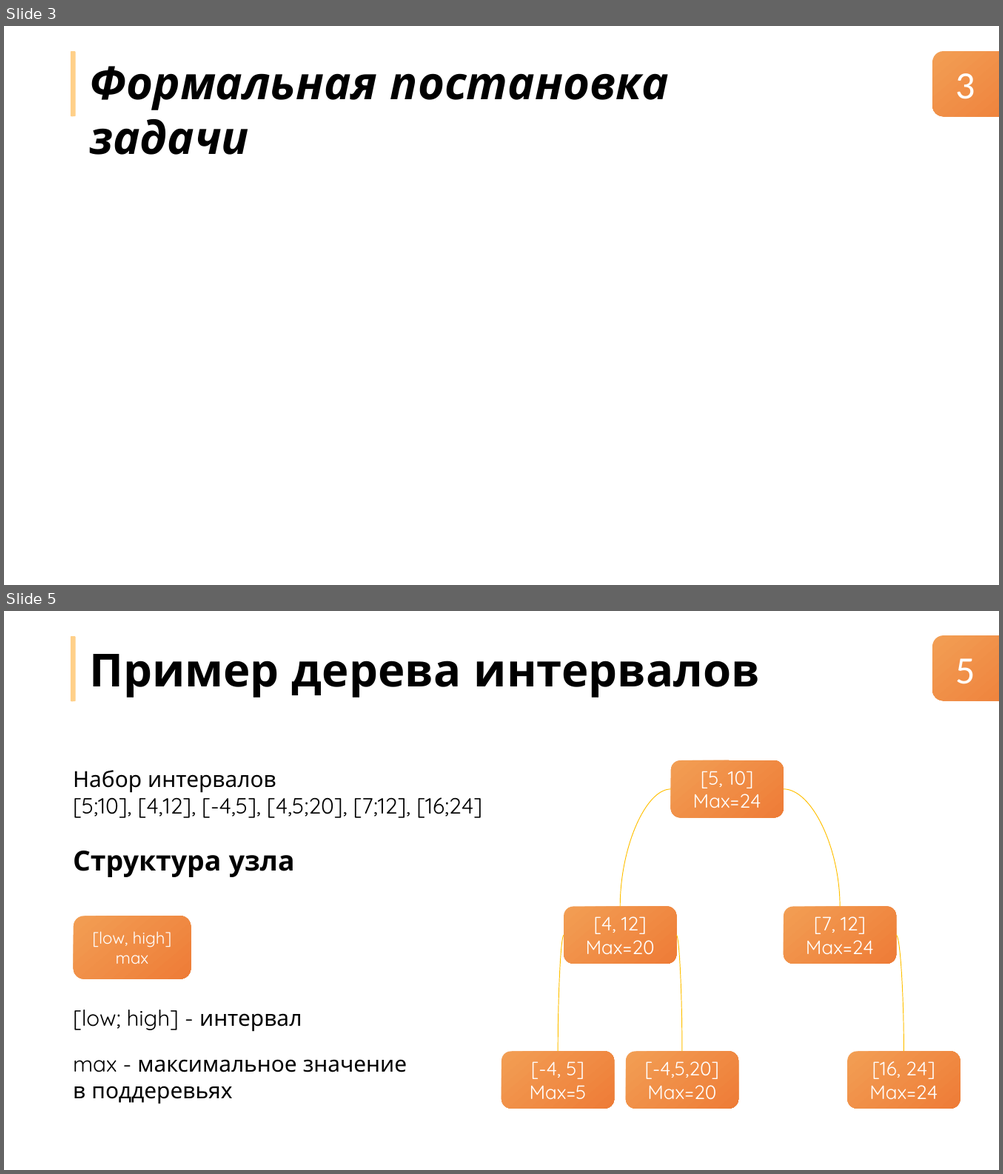
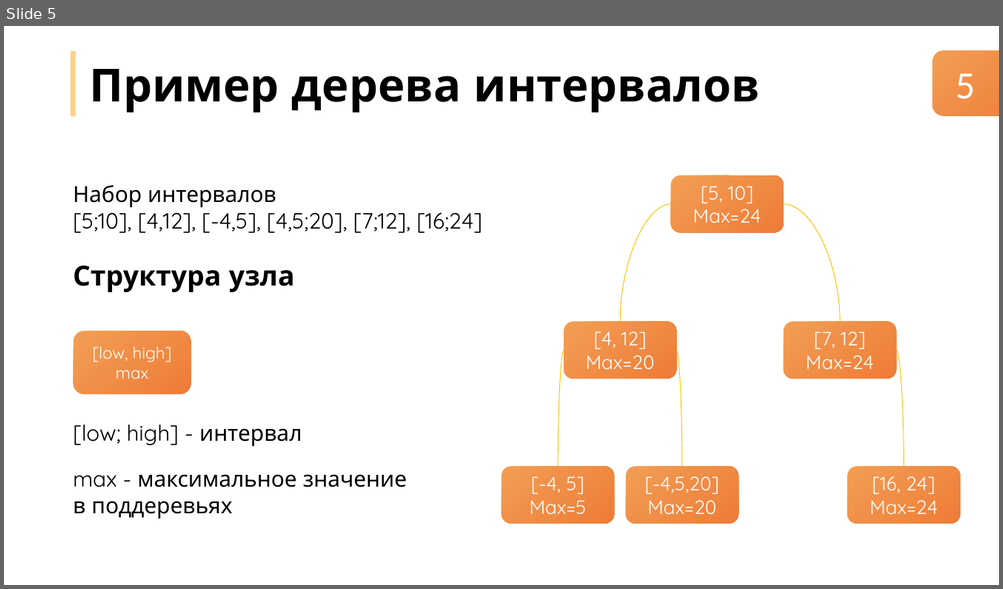
Before and after one commit to nikitachurganov/Interval-Tree, a slide deck: Дерево интервалов.pptx. Shown one above the other, each under a label of ours: slides 3 and 5 before the commit, slide 5 after it; the slides between them are not shown. The pictures are 1003x1174 and 1003x589 pixels, drawn with LibreOffice and Linux fonts; fonts in the diff are those of the drawing. Boxes give left, top, right and bottom in pixels: in the first picture for what was removed or moved away, otherwise in the second. Text is boxed around its words. In the diff, an @@ line names an element or a change of style, - is before the commit and + after.

```diff
--- a/Дерево интервалов.pptx
+++ b/Дерево интервалов.pptx
@@ slide 3 removed at (4, 26, 999, 585), background #FFFFFF @@
@@ rounded rectangle removed at (71, 51, 76, 116) @@
@@ text removed at (89, 66, 669, 155) @@
-Формальная постановка задачи
@@ rounded rectangle removed at (932, 51, 999, 116) @@
@@ text removed at (955, 73, 974, 99) @@
-3
```
Also in this commit, not shown: 5 slides changed, 1 slide added.
